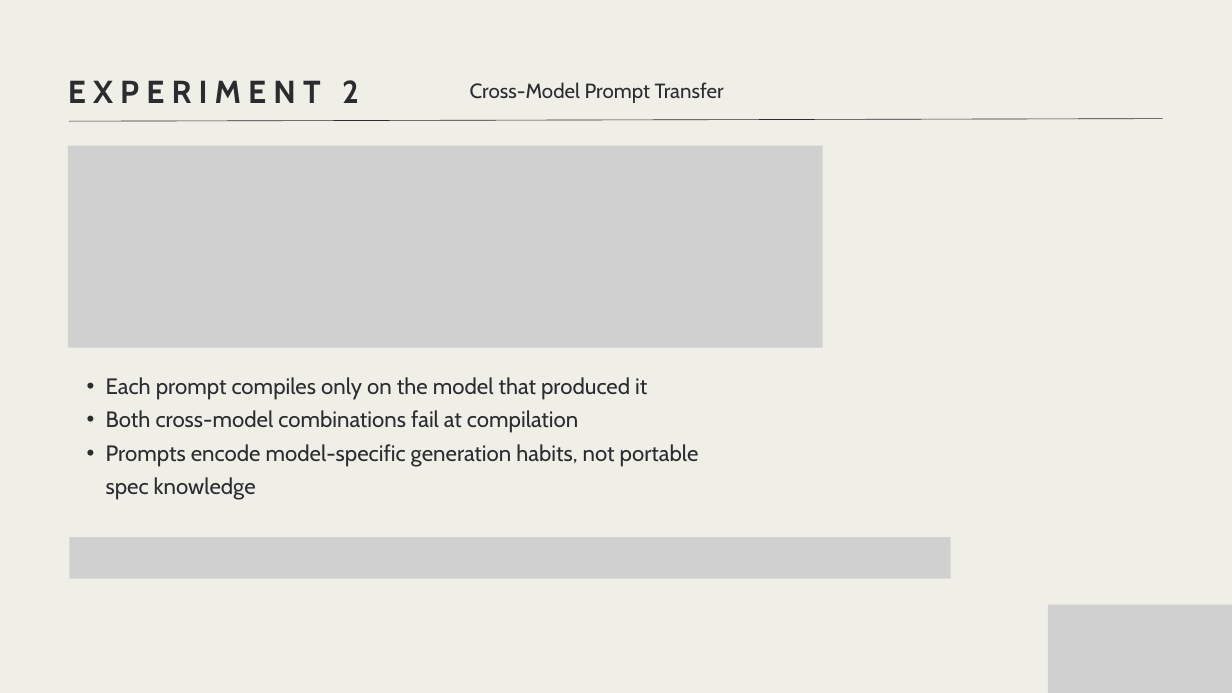
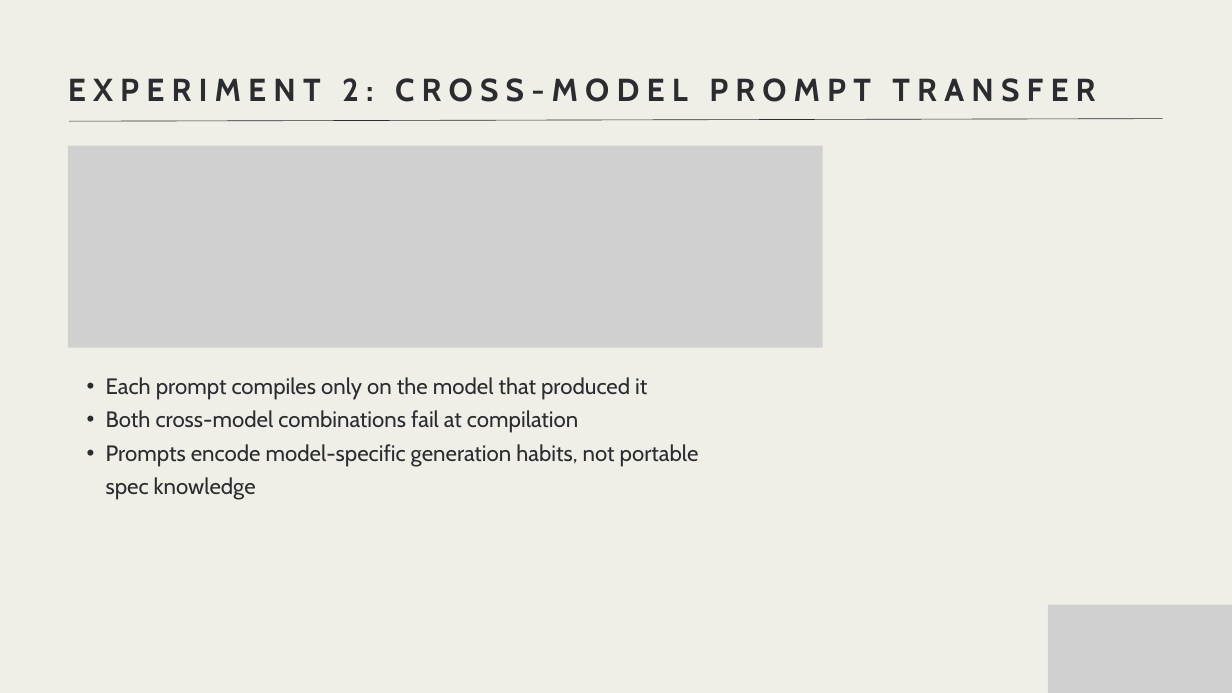
Before and after one commit to makhana/SysMoBench-research, a slide deck: slide 21 of Presentation.pptx (slide 7 before the commit). Drawn at 1232x693 pixels with LibreOffice and Linux fonts; fonts in the diff are those of the drawing; grey boxes stand for pictures. Boxes give left, top, right and bottom in pixels: in the first picture for what was removed or moved away, otherwise in the second. Text is boxed around its words. In the diff, an @@ line names an element or a change of style, - is before the commit and + after.

```diff
--- a/Presentation.pptx
+++ b/Presentation.pptx
@@ text at [68,78,1095,102]: text changed; size 24 to 37.1 pt; bold on @@
-Cross-Model Prompt Transfer
+EXPERIMENT 2: CROSS-MODEL PROMPT TRANSFER
@@ text removed at [68,80,359,103] @@
-EXPERIMENT 2
@@ picture removed at [69,537,950,578] @@
```
Also in this commit, not shown: 5 other slides changed, 32 slides added.
